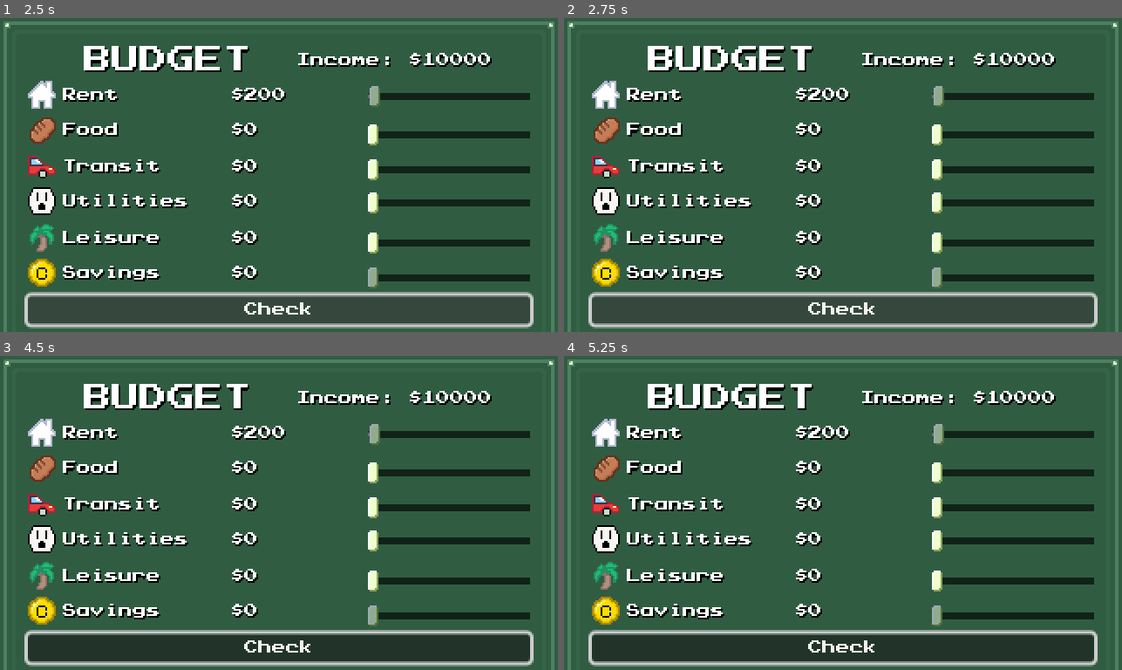
Above: before the commit, frames 1-4 (two rows, left to right).
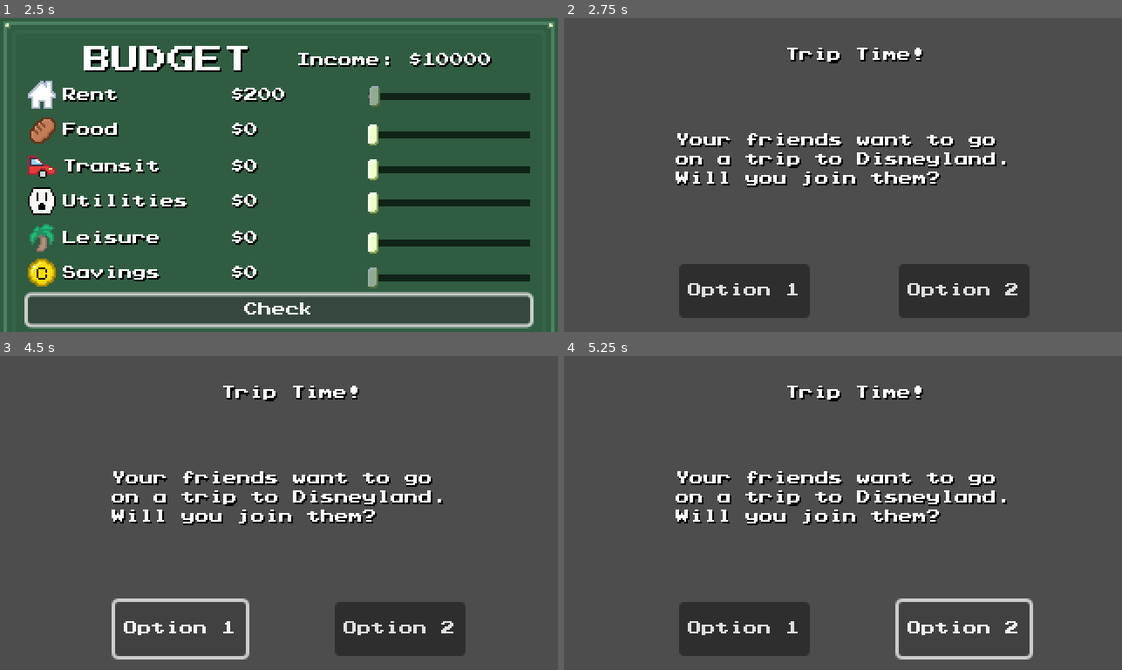
Above: after the commit, the same moments.

Repository: axu-1/Technica-2023-Godot-Project
Game: Godot game, scene res://main.tscn
Two runs of this game, one before a commit and one after it. Both use one fixed random seed, a clock stepped at 60 frames per second and the inputs below.
Inputs (mouse positions are in pixels of both pictures, inside the frame that each line leads up to):
- Up to frame 1 (2.5 s): click "Start" at 0.5 s; click "Easy: Trust Fund Baby" at 1.25 s; click "Check" at 2 s
- Up to frame 2 (2.75 s): no input
- Up to frame 3 (4.5 s): click (279, 648) at 2.75 s, where only the run before the commit has a clickable "Check"; click (279, 648) at 3.5 s, where only the run before the commit has a clickable "Check"; click (178, 629) at 4.25 s, where only the run after the commit has a clickable "Option 1"
- Up to frame 4 (5.25 s): click (965, 629) at 5 s, where only the run after the commit has a clickable "Option 2"

Frame 1 is identical in both runs. In frame 2, 93% of the frame differs, in the area x 0-100%, y 0-100%; in frame 3, 96%; in frame 4, 96%.

Commit message:
Added check for valid budgets

Diff:
--- a/BudgetMenu/budget_menu.gd
+++ b/BudgetMenu/budget_menu.gd
@@ -19,6 +19,8 @@
 #var slider_list : Array
 var slider_dict
 var rent = 200
+
+@export var walking : PackedScene
 
 # Called when the node enters the scene tree for the first time.
 func _ready():
@@ -94,3 +96,9 @@
 	_on_savings_slider_value_changed(Game.savings)
 	savings_slider.value = Game.savings
 #if max money, set editable to false if moving to a greater position than currently
+
+func _on_button_pressed():
+	if Game.savings < 0:
+		pass #clickable popup
+	else:
+		Game.emit_signal("goto_scene", walking)
--- a/BudgetMenu/budget_menu.tscn
+++ b/BudgetMenu/budget_menu.tscn
@@ -1,7 +1,8 @@
-[gd_scene load_steps=8 format=3 uid="uid://dpufl0l80m4io"]
+[gd_scene load_steps=9 format=3 uid="uid://dpufl0l80m4io"]
 
 [ext_resource type="Script" path="res://BudgetMenu/budget_menu.gd" id="1_1tv5o"]
 [ext_resource type="Texture2D" uid="uid://blrbi7bpvsoyg" path="res://BudgetMenu/bread.png" id="2_5k5h5"]
+[ext_resource type="PackedScene" uid="uid://c3q41svgch3hy" path="res://WalkingMenu/walking.tscn" id="2_p0o7i"]
 [ext_resource type="Texture2D" uid="uid://bx2up05psfl7b" path="res://BudgetMenu/house.png" id="2_tnb7k"]
 [ext_resource type="Texture2D" uid="uid://cqr1kj2f84xr4" path="res://BudgetMenu/coin.png" id="2_yqkxs"]
 [ext_resource type="Texture2D" uid="uid://dwwcpujgl25me" path="res://BudgetMenu/car.png" id="4_k2h8h"]
@@ -10,6 +11,7 @@
 
 [node name="BudgetMenu" type="CanvasLayer"]
 script = ExtResource("1_1tv5o")
+walking = ExtResource("2_p0o7i")
 
 [node name="BackgroundPanelContainer" type="PanelContainer" parent="."]
 anchors_preset = 15
@@ -225,3 +227,4 @@
 [connection signal="value_changed" from="BackgroundPanelContainer/VBoxContainer/HorizontalBoxContainer/SliderVBoxContainer/UtilitiesSlider" to="." method="_on_utlities_slider_value_changed"]
 [connection signal="value_changed" from="BackgroundPanelContainer/VBoxContainer/HorizontalBoxContainer/SliderVBoxContainer/LeisureSlider" to="." method="_on_leisure_slider_value_changed"]
 [connection signal="value_changed" from="BackgroundPanelContainer/VBoxContainer/HorizontalBoxContainer/SliderVBoxContainer/SavingsSlider" to="." method="_on_savings_slider_value_changed"]
+[connection signal="pressed" from="BackgroundPanelContainer/VBoxContainer/Button" to="." method="_on_button_pressed"]
